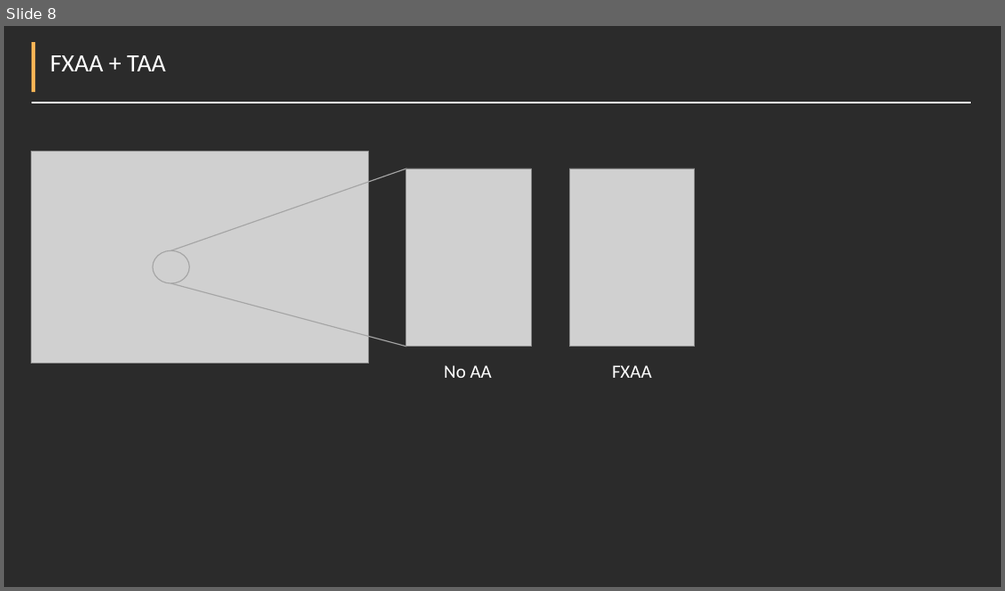
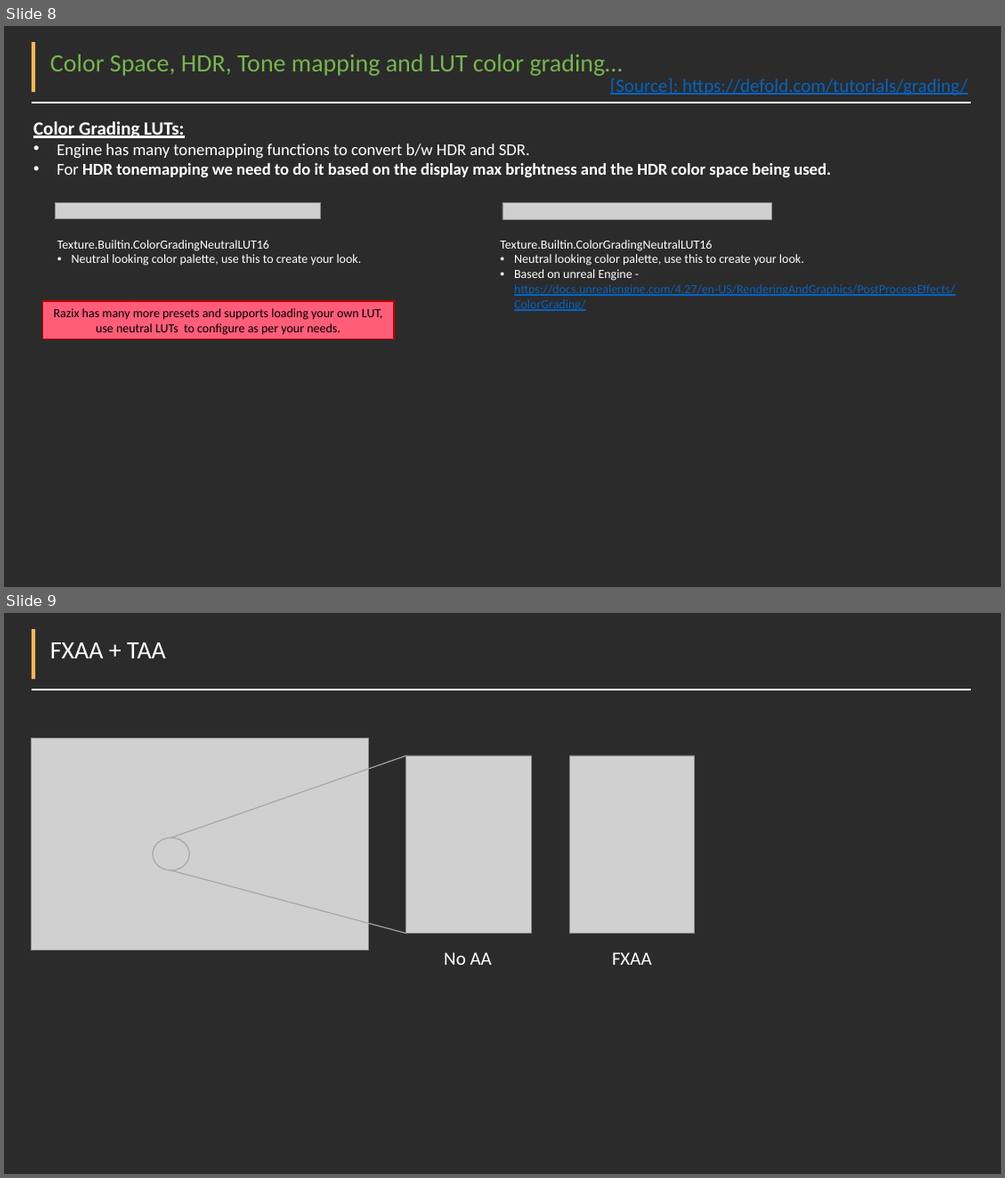
Before and after one commit to Pikachuxxxx/Razix, a slide deck: Docs/Features overview.pptx. Shown one above the other, each under a label of ours: slide 8 before the commit, slides 8 and 9 after it. The pictures are 1005x591 and 1005x1178 pixels, drawn with LibreOffice and Linux fonts; fonts in the diff are those of the drawing; grey boxes stand for pictures; background and template pictures are left out; a plain dark background stands for a picture behind light text. Boxes give left, top, right and bottom in pixels: in the first picture for what was removed or moved away, otherwise in the second. Text is boxed around its words. In the diff, an @@ line names an element or a change of style, - is before the commit and + after.

Commit message:
update arch docs;

```diff
--- a/Docs/Features overview.pptx
+++ b/Docs/Features overview.pptx
@@ slide 8 added at box(4, 26, 1001, 587), background picture (left out); not listed: 2 template elements that a slide beside it also shows @@
@@ title added at box(50, 54, 623, 76), 24 pt, text gradient #C00000 to #76B54C to #00B0F0 @@
+Color Space, HDR, Tone mapping and LUT color grading…
@@ text added at box(610, 79, 967, 95), 18 pt, text #0563C1, underline @@
+[Source]: https://defold.com/tutorials/grading/
@@ text added at box(33, 121, 831, 177), 16 pt, text #FFFFFF, bold @@
+Color Grading LUTs:
+• Engine has many tonemapping functions to convert b/w HDR and SDR.
+• For HDR tonemapping we need to do it based on the display max brightness and the HDR color space being used.
@@ picture added at box(55, 202, 321, 219) @@
@@ picture added at box(502, 202, 772, 219) @@
@@ text added at box(57, 240, 362, 265), 12 pt, text #FFFFFF @@
+Texture.Builtin.ColorGradingNeutralLUT16
+• Neutral looking color palette, use this to create your look.
@@ text added at box(500, 240, 955, 311), 12 pt, text #FFFFFF @@
+Texture.Builtin.ColorGradingNeutralLUT16
+• Neutral looking color palette, use this to create your look.
+• Based on unreal Engine - https://docs.unrealengine.com/4.27/en-US/RenderingAndGraphics/PostProcessEffects/ColorGrading/
@@ rectangle added at box(43, 301, 395, 338), fill #FF5D78, outline #C00000 1 pt, 12 pt, text #000000 @@
+Razix has many more presets and supports loading your own LUT, use neutral LUTs to configure as per your needs.
@@ what was slide 8 is now slide 9 @@
```
Also in this commit, not shown: 2 slides changed, 2 other files.
